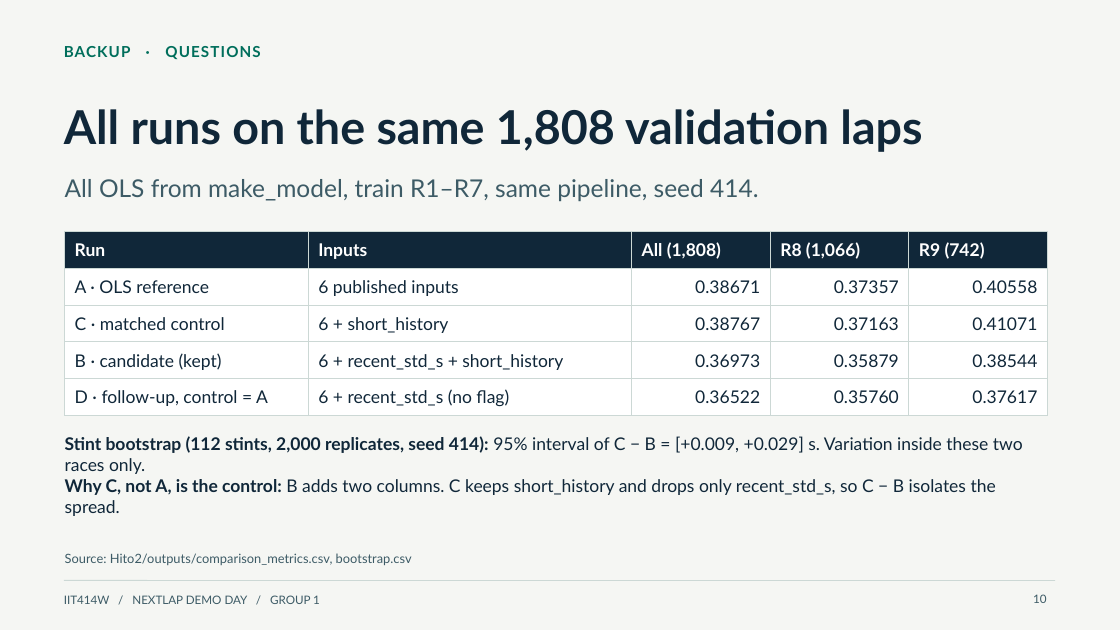
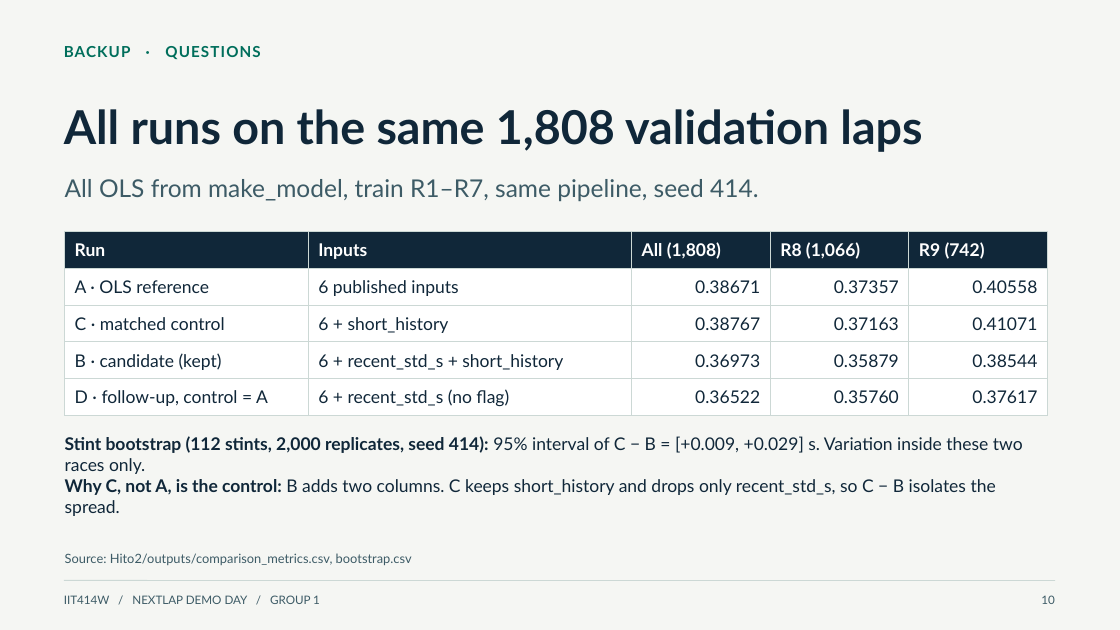
Before and after one commit to Bato21/Capstone-Lab, a slide deck: slide 10 of Demo/NextLap_Demo_Team1.pptx. Drawn at 1120x630 pixels with LibreOffice and Linux fonts; fonts in the diff are those of the drawing. Boxes give left, top, right and bottom in pixels: in the first picture for what was removed or moved away, otherwise in the second. Text is boxed around its words. In the diff, an @@ line names an element or a change of style, - is before the commit and + after.

```diff
--- a/Demo/NextLap_Demo_Team1.pptx
+++ b/Demo/NextLap_Demo_Team1.pptx
@@ text "10" at (1041,595,1054,604): vertical alignment top to middle @@
```
Also in this commit, not shown: 11 other slides changed, 7 other files.
